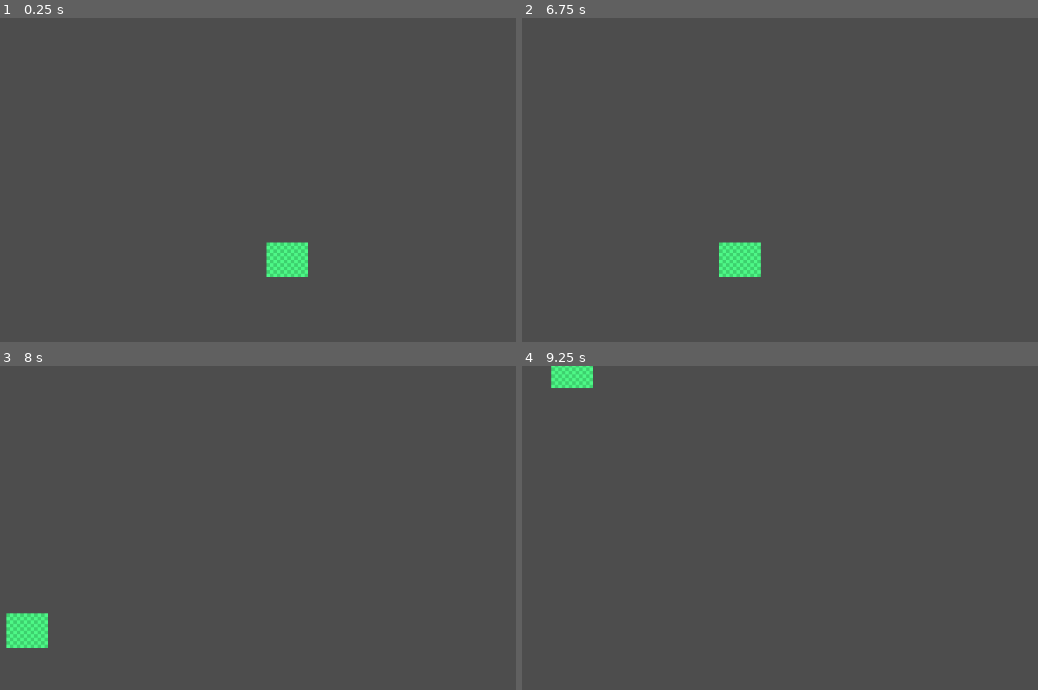
Above: before the commit, frames 1-4 (two rows, left to right).
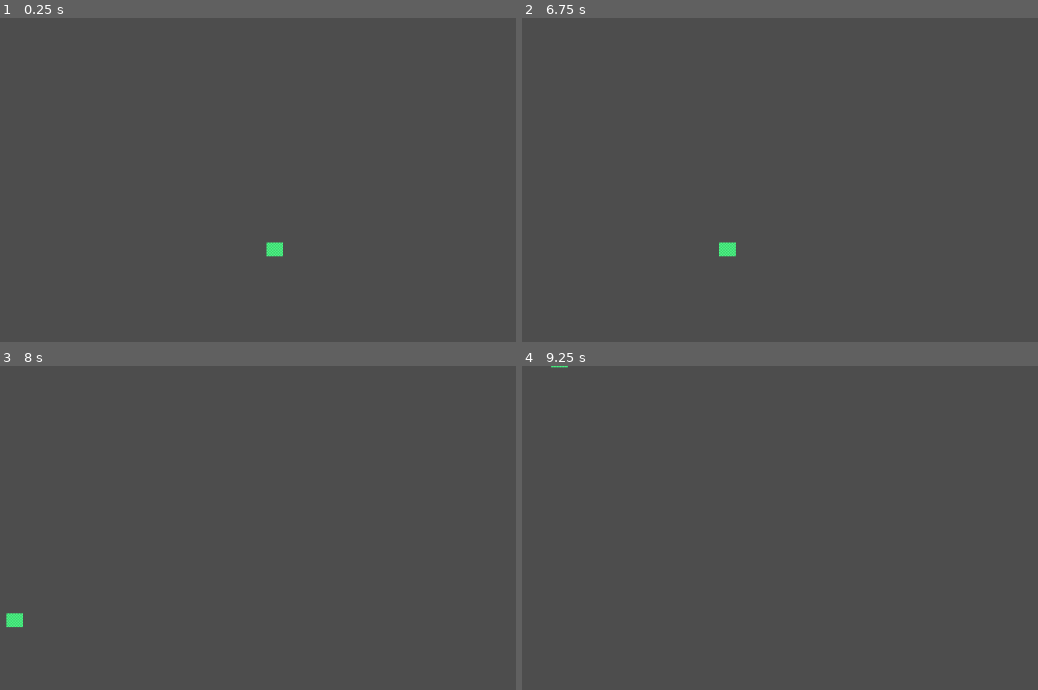
Above: after the commit, the same moments.

Repository: EricBroyles/TheCityPlannersDuelEngine
Game: Godot game, scene res://Prototype2/Scenes/Main.tscn
Same seed, same stepped clock (60 frames per second), same inputs: the game is played once before the commit and once after it. The project has no main scene, so this scene is started directly.
Inputs (mouse positions are in pixels of both pictures, inside the frame that each line leads up to):
- Up to frame 1 (0.25 s): no input
- Up to frame 2 (6.75 s): tap Enter at 0.5, 2, 3.5 s; move the mouse to (965, 218) at 0.52 s; hold Ctrl 0.53-1.28 s; click (965, 218) at 0.67 s; tap B at 0.8, 1.35 s; tap Space at 1.25, 2.75, 5 s; move the mouse to (630, 264) at 1.27 s; click (630, 264) at 1.42 s; tap P at 1.55, 6.05 s; move the mouse to (867, 144) at 2.02 s; hold P 2.03-2.78 s; click (867, 144) at 2.17 s; tap J at 2.3, 2.85 s; move the mouse to (749, 332) at 2.77 s; click (749, 332) at 2.92 s; tap L at 3.05 s; move the mouse to (1027, 309) at 3.52 s; hold L 3.53-4.28 s; click (1027, 309) at 3.67 s; tap V at 3.8, 4.35 s; tap Escape (clear) at 4.15 s; move the mouse to (547, 176) at 4.27 s; click (547, 176) at 4.42 s; tap Ctrl at 4.55 s; move the mouse to (826, 241) at 5.02 s; hold B 5.03-5.78 s; tap Backspace (decrease) at 5.1 s; click (826, 241) at 5.17 s; move the mouse to (666, 131) at 5.77 s; tap Tab (increase) at 5.85 s; click (666, 131) at 5.92 s; move the mouse to (965, 218) at 6.52 s; hold D (move camera east) from 6.53 s (still down); click (965, 218) at 6.67 s
- Up to frame 3 (8 s): tap J at 6.8 s; move the mouse to (108, 612) at 7.27 s; release D (move camera east) at 7.28 s; tap W (move camera north) at 7.35 s; click (108, 612) at 7.42 s; tap L at 7.55 s
- Up to frame 4 (9.25 s): move the mouse to (867, 492) at 8.02 s; hold S (move camera south) 8.03-8.78 s; click (867, 492) at 8.17 s; tap V at 8.3 s; move the mouse to (749, 680) at 8.77 s; tap A (move camera west) at 8.85 s; click (749, 680) at 8.92 s; tap Ctrl at 9.05 s

The runs differ from the first frame. In frame 1, 0.8% of the frame differs, in the area x 51-60%, y 69-80%; in frame 2, 0.8%; in frame 3, 0.8%; in frame 4, 0.5%.

Commit message:
save draft:changing builder to just be text based

Diff:
--- a/thecityplannersduelengine/Prototype2/Scenes/Main.tscn
+++ b/thecityplannersduelengine/Prototype2/Scenes/Main.tscn
@@ -14,9 +14,6 @@
 unique_name_in_owner = true
 script = ExtResource("2_bbn6i")
 
-[node name="GridTilesSprite" type="Sprite2D" parent="Gameboard"]
-unique_name_in_owner = true
-
 [node name="GridCellsSprite" type="Sprite2D" parent="Gameboard"]
 unique_name_in_owner = true
 
@@ -29,7 +26,7 @@
 [node name="LaneDividersMesh" type="MeshInstance2D" parent="Gameboard"]
 unique_name_in_owner = true
 
-[node name="Builder" type="Node" parent="Gameboard"]
+[node name="Builder" type="Node2D" parent="Gameboard"]
 unique_name_in_owner = true
 script = ExtResource("3_bbn6i")
 
--- a/thecityplannersduelengine/Prototype2/Scripts/Camera.gd
+++ b/thecityplannersduelengine/Prototype2/Scripts/Camera.gd
@@ -16,6 +16,9 @@
 
 func _process(delta: float) -> void:
 	EngineData.mouse_position = get_global_mouse_position()
+	print(position)
+	print(get_viewport_rect().size * zoom)
+
 	perform_move(delta)
 	perform_zoom()
 
--- a/thecityplannersduelengine/Prototype2/Scripts/EngineData.gd
+++ b/thecityplannersduelengine/Prototype2/Scripts/EngineData.gd
@@ -3,8 +3,10 @@
 var mouse_position: Vector2
 
 ## Gameboard
-const CELL_WIDTH_PX = 10
-const TILE_WIDTH_CELLS = 3
+const PX_PER_FT: int = 1
+const CELL_WIDTH_FT: int = 4
+const CELL_WIDTH_PX: int = CELL_WIDTH_FT * PX_PER_FT
+const CHUNK_WIDTH_CELLS: int = 256
 
 ## Colors
 var grid_dark_color: Color = Color("#3DD06E")
--- a/thecityplannersduelengine/Prototype2/Scripts/Gameboard.gd
+++ b/thecityplannersduelengine/Prototype2/Scripts/Gameboard.gd
@@ -1,7 +1,6 @@
 extends Node2D
 class_name Gameboard
 
-@onready var grid_tiles_sprite = %GridTilesSprite
 @onready var grid_cells_sprite = %GridCellsSprite
 @onready var terrain_mesh = %TerrainMesh
 @onready var junction_sprites = %JunctionSprites
@@ -11,22 +10,18 @@
 var cell_cols: int = 12
 var cell_rows: int = 10
 var _w: int = EngineData.CELL_WIDTH_PX
-var _twc: int = EngineData.TILE_WIDTH_CELLS
 var matrix: GameboardMatrix
 
 func _ready() -> void:
 	matrix = GameboardMatrix.create_empty(cell_cols, cell_rows)
-	grid_tiles_sprite.texture = get_grid_texture(int(cell_cols/float(_twc)), int(cell_rows/float(_twc)), _w * _twc, EngineData.grid_dark_color, EngineData.grid_light_color)
 	grid_cells_sprite.texture = get_grid_texture(cell_cols, cell_rows, _w, EngineData.grid_dark_color, EngineData.grid_light_color)
-	grid_tiles_sprite.centered = false
 	grid_cells_sprite.centered = false
 
 func get_grid_texture(cols: int, rows: int, width_px: int, color1: Color, color2: Color) -> Texture2D:
 	var texture_width: int = cols * width_px
 	var texture_height: int = rows * width_px
 	var img: Image = Image.create(texture_width, texture_height, false, Image.FORMAT_RGB8)
-	for r in rows:
-		for c in cols:
+	for r in rows: for c in cols:
 			var color: Color = color1 if (r + c) % 2 == 0 else color2
 			for y in width_px:
 				for x in width_px:
--- a/thecityplannersduelengine/Prototype2/Scripts/GameboardBuilder.gd
+++ b/thecityplannersduelengine/Prototype2/Scripts/GameboardBuilder.gd
@@ -1,18 +1,19 @@
-extends Node
+extends Node2D
 class_name GameboardBuilder
 
 @onready var gameboard: Gameboard = %Gameboard
 @onready var body_sprite: Sprite2D = %BodySprite
 @onready var body_mesh_instance: MeshInstance2D = %BodyMeshInstance
 
+var _w: int = EngineData.CELL_WIDTH_PX
 var cell: GameboardCell = GameboardCell.create_empty()
-var matrix: GameboardMatrix = GameboardMatrix.create_empty(1,1)
+var rect_region: Vector2 = Vector2(_w,_w)
 var inputs_per_second: int = 30
 var second_progress: float = 0.0
 var inputs_count: int = 0
 
 func _ready() -> void:
-	body_sprite.centered = true
+	body_sprite.centered = false
 
 func _process(delta: float) -> void:
 	second_progress += delta
@@ -92,18 +93,17 @@
 
 func clear() -> void:
 	cell = GameboardCell.create_empty()
-	matrix = GameboardMatrix.create_empty(1,1)
+	rect_region = Vector2(_w,_w)
 	body_sprite.texture = null
 	body_mesh_instance.mesh = ArrayMesh.new()
 
 func move_builder(req_center_point: Vector2) -> void:
-	var grid_locked_top_left_pos: Vector2 = round((req_center_point - matrix.size_px()/2)/ EngineData.CELL_WIDTH_PX) * EngineData.CELL_WIDTH_PX
-	body_sprite.position = grid_locked_top_left_pos + matrix.size_px()/2
-	body_mesh_instance.position = grid_locked_top_left_pos
+	var grid_locked_top_left_pos: Vector2 = round((req_center_point - rect_region/2)/ EngineData.CELL_WIDTH_PX) * EngineData.CELL_WIDTH_PX
+	self.position = grid_locked_top_left_pos
 
 func increment(by: int) -> void:
 	if cell.junction == cell.NONE:
-		matrix.scale_radially(by)
+		scale_rect_region_radially(by)
 	else: cell.increment_junction(by)
 
 func gameboard_add() -> void:
@@ -113,9 +113,36 @@
 	pass
 
 func draw_builder() -> void:
-	matrix.fill_with(cell)
-	body_mesh_instance.mesh = matrix.get_array_mesh()
+	#matrix.fill_with(cell)
+	body_mesh_instance.mesh = get_rect_region_array_mesh()
 	#body_sprite.texture = matrix.get_image_texture()
+	pass
+
+
+func scale_rect_region_radially(by: int):
+	rect_region = rect_region + Vector2(2 * by, 2 * by) * _w
+
+func get_rect_region_array_mesh() -> ArrayMesh:
+	var mesh: ArrayMesh = ArrayMesh.new()
+	var cell_color: Color = cell.get_cell_color()
+	var vertices = PackedVector2Array([
+		Vector2(0, 0),
+		Vector2(rect_region.x, 0),
+		Vector2(rect_region.x, rect_region.y),
+		Vector2(0, rect_region.y)
+	])
+	var colors = PackedColorArray([
+		cell_color, cell_color, cell_color, cell_color
+	])
+	var indices = PackedInt32Array([0, 1, 2, 0, 2, 3])
+	var arrays: Array = []
+	arrays.resize(Mesh.ARRAY_MAX)
+	arrays[Mesh.ARRAY_VERTEX] = vertices
+	arrays[Mesh.ARRAY_COLOR] = colors
+	arrays[Mesh.ARRAY_INDEX] = indices
+	mesh.add_surface_from_arrays(Mesh.PRIMITIVE_TRIANGLES, arrays)
+	return mesh
+
 
 
 
--- a/thecityplannersduelengine/Prototype2/Scripts/GameboardCell.gd
+++ b/thecityplannersduelengine/Prototype2/Scripts/GameboardCell.gd
@@ -5,6 +5,7 @@
 
 enum {
 	NONE,
+	LIGHT_GROUND, DARK_GROUND,
 	ROAD, WALKWAY, BUILDING, PARKING, BARRIER, #Terrains
 	STOP_JUNCTION, LVL1_JUNCTION, LVL2_JUNCTION, LVL3_JUNCTION, #junction
 	LANE_DIVIDER
@@ -13,6 +14,7 @@
 const TERRAINS: Array[int] = [ROAD, WALKWAY, BUILDING, PARKING, BARRIER]
 const JUNCTIONS: Array[int] = [STOP_JUNCTION, LVL1_JUNCTION, LVL2_JUNCTION, LVL3_JUNCTION,]
 
+var ground: int = NONE
 var terrain: int = NONE
 var junction: int = NONE
 var lane_divider: int = NONE
@@ -27,26 +29,41 @@
 		return true
 	return false
 
+func additive_override(overriding_cell: GameboardCell) -> void:
+	# Ex:
+	# Cell: terrain = Road, junction = NONE, lane_divider = LaneDivider, velocity = 5mph, N
+	# Over: terrain = BUILDING, junction = STOP, lane_divider = LaneDivider, velocity = 5mph, N
+	if overriding_cell.terrain != NONE: terrain = overriding_cell.terrain
+	if overriding_cell.junction != NONE: junction = overriding_cell.junction
+	if overriding_cell.lane_divider != NONE: lane_divider = overriding_cell.lane_divider
+	if not overriding_cell.velocity.is_empty(): velocity = overriding_cell.velocity
+
+#func subtractive_override(overriding_cell: GameboardCell) -> void:
+	##for terrain, junction, lane_divider, velocity take the overriind cells value if it is not NONE
+	#if overriding_cell.terrain != NONE: terrain = overriding_cell.terrain
+	#if overriding_cell.junction != NONE: junction = overriding_cell.junction
+	#if overriding_cell.lane_divider != NONE: lane_divider = overriding_cell.lane_divider
+	#if not overriding_cell.velocity.is_empty(): velocity = overriding_cell.velocity
+
 func get_cell_color() -> Color:
-
-	var color: Color = Color("#000000", 0)
-
+	var c: Color = Color("#000000", 0)
 	match terrain:
-		ROAD: color = color.blend(EngineData.road_color)
-		WALKWAY: color = color.blend(EngineData.walkway_color)
-		PARKING: color = color.blend(EngineData.parking_color)
-		BUILDING: color = color.blend(EngineData.building_color)
-		BARRIER: color = color.blend(EngineData.barrier_color)
-
+		ROAD: c = c.blend(EngineData.road_color)
+		WALKWAY: c = c.blend(EngineData.walkway_color)
+		PARKING: c = c.blend(EngineData.parking_color)
+		BUILDING: c = c.blend(EngineData.building_color)
+		BARRIER: c = c.blend(EngineData.barrier_color)
+		_: match ground:
+			LIGHT_GROUND: c.blend(EngineData.grid_light_color)
+			DARK_GROUND: c.blend(EngineData.grid_dark_color)
 	match junction:
-		STOP_JUNCTION: color = color.blend(EngineData.stop_junction_color)
-		LVL1_JUNCTION: color = color.blend(EngineData.lvl1_junction_color)
-		LVL2_JUNCTION: color = color.blend(EngineData.lvl2_junction_color)
-		LVL3_JUNCTION: color = color.blend(EngineData.lvl3_junction_color)
-
+		STOP_JUNCTION: c = c.blend(EngineData.stop_junction_color)
+		LVL1_JUNCTION: c = c.blend(EngineData.lvl1_junction_color)
+		LVL2_JUNCTION: c = c.blend(EngineData.lvl2_junction_color)
+		LVL3_JUNCTION: c = c.blend(EngineData.lvl3_junction_color)
 	match lane_divider:
-		LANE_DIVIDER: color = color.blend(EngineData.lane_divider_color)
-	return color
+		LANE_DIVIDER: c = c.blend(EngineData.lane_divider_color)
+	return c
 
 func increment_junction(by: int) -> void:
 	# will not go back to NONE
@@ -56,64 +73,3 @@
 	i = clamp(i + by, 0, JUNCTIONS.size()-1)
 	print(i)
 	junction = JUNCTIONS[i]
-
-
-
-
-
-
-
-#enum TERRAINS  {NONE, ROAD, WALKWAY, BUILDING, PARKING, BARRIER}
-#enum JUNCTIONS {NONE, STOP, LVL1, LVL2, LVL3}
-#
-#var terrain_status: int = TERRAINS.NONE
-#var junction_status: int = JUNCTIONS.NONE
-#var has_lane_divider: bool = false
-#var velocity: Velocity = Velocity.create_empty()
-#
-#static func create_empty() -> GameboardCell:
-	#var new_cell: GameboardCell = GameboardCell.new()
-	#return new_cell
-	#
-#func is_empty() -> bool:
-	#if (terrain_status == TERRAINS.NONE and junction_status == JUNCTIONS.NONE
-		#and not(has_lane_divider) and velocity.is_empty()): return true
-	#return false
-#
-#func clear_terrain() -> void:
-	#terrain_status = TERRAINS.NONE
-	#
-#func clear_junction() -> void:
-	#junction_status = JUNCTIONS.NONE
-	#
-#func clear_lane_divider() -> void:
-	#has_lane_divider = false
-	#
-#func clear_velocity() -> void:
-	#velocity = Velocity.create_empty()
-	#
-#func set_terrain(terrain: int) -> void:
-	#terrain_status = terrain
-	#
-#func set_junction(junction: int) -> void:
-	#junction_status = junction
-	#
-#func set_land_divider(option: bool) -> void:
-	#has_lane_divider = option
-	#
-#func is_road() -> bool:
-	#if terrain_status == TERRAINS.ROAD: return true
-	#return false
-	#
-#func is_walkway() -> bool:
-	#if terrain_status == TERRAINS.WALKWAY: return true
-	#return false
-	#
-#func is_building() -> bool:
-	#if terrain_status == TERRAINS.BUILDING: return true
-	#return false
-	#
-#func is_junction() -> bool:
-	#if junction_status != JUNCTIONS.NONE:
-		#return true
-	#return false
--- a/thecityplannersduelengine/Prototype2/Scripts/GameboardMatrix.gd
+++ b/thecityplannersduelengine/Prototype2/Scripts/GameboardMatrix.gd
@@ -1,6 +1,6 @@
 class_name GameboardMatrix
 
-var _w: int = EngineData.CELL_WIDTH_PX
+const _w: int = EngineData.CELL_WIDTH_PX
 var contents: Array[Array] = [[GameboardCell.create_empty()]] #2D matrix of Gameboard Cells
 
 static func create_empty(cols: int, rows: int) -> GameboardMatrix:
@@ -26,18 +26,13 @@
 			return false
 	return true
 
-func empty() -> void:
-	#Override all cells with new empty cells
-	for r in contents.size(): for c in contents[0].size():
-		contents[r][c] = GameboardCell.create_empty()
-
 func fill_with(cell: GameboardCell) -> void:
 	# Overrides all contents and replaces them with cell
 	for r in contents.size(): for c in contents[0].size():
 		contents[r][c] = cell #WARNING PASS BY REFERENCE: change one change them all
 
 func scale_radially(by: int) -> void:
-	# NOTE: Will return a NEW EMPTY MATRIX
+	#
 	# Will not decement below 1x1
 	# Ex: if matrix is 1x1, by=1, matrix is now 3x3
 	# Ex: if matrix is 1x2, by=1, matrix is now 3x4
@@ -47,7 +42,8 @@
 	var old_cols: int = contents[0].size()
 	var new_rows: int = max(1, old_rows + 2 * by)
 	var new_cols: int = max(1, old_cols + 2 * by)
-	contents = GameboardMatrix.create_empty(new_cols, new_rows).contents
+	var new_matrix: GameboardMatrix = GameboardMatrix.create_empty(new_cols, new_rows)
+	contents = new_matrix.contents
 
 func get_image_texture() -> ImageTexture:
 	#WARNING: SLOW
@@ -62,43 +58,30 @@
 	return tex
 
 func get_array_mesh() -> ArrayMesh:
-	var array_mesh: ArrayMesh = ArrayMesh.new()
-	var verts: PackedVector2Array = []
-	var colors: PackedColorArray = []
-	var indices: PackedInt32Array = []
+	var arr_mesh: ArrayMesh = ArrayMesh.new()
+	var verts: PackedVector2Array = PackedVector2Array()
+	var colors: PackedColorArray = PackedColorArray()
+	var indices: PackedInt32Array = PackedInt32Array()
+
 	for r in contents.size(): for c in contents[0].size():
-		var cell_top_left: Vector2 = Vector2(c,r) * _w
+		var top_left: Vector2 = Vector2(c,r) * _w
 		var cell_color: Color = (contents[r][c] as GameboardCell).get_cell_color()
-		var base_index = verts.size()  # index offset for this cell
-		verts.append_array(PackedVector2Array([
-			cell_top_left,
-			cell_top_left + Vector2(_w,0),
-			cell_top_left + Vector2(_w,_w),
-			cell_top_left + Vector2(0,_w)
-		]))
-		colors.append_array(PackedColorArray([
-			cell_color,cell_color,cell_color,cell_color
-		]))
-		indices.append_array(PackedInt32Array([ # Add 2 triangles for the quad
-			base_index, base_index + 1, base_index + 2,
-			base_index, base_index + 2, base_index + 3
-		]))
+		var base = verts.size()
+
+		var v0: Vector2 = top_left
+		var v1: Vector2 = top_left + Vector2(_w, 0)
+		var v2: Vector2 = top_left + Vector2(_w, _w)
+		var v3: Vector2 = top_left + Vector2(0, _w)
+
+		verts.append_array([v0, v1, v2, v3])
+		colors.append_array([cell_color, cell_color, cell_color, cell_color])
+		indices.append_array([base, base + 1, base + 2, base, base + 2, base + 3])
 
 	var arrays: Array = []
 	arrays.resize(Mesh.ARRAY_MAX)
 	arrays[Mesh.ARRAY_VERTEX] = verts
 	arrays[Mesh.ARRAY_COLOR] = colors
 	arrays[Mesh.ARRAY_INDEX] = indices
-	array_mesh.add_surface_from_arrays(Mesh.PRIMITIVE_TRIANGLES, arrays)
-	return array_mesh
 
-
-#func create_polygon_mesh(points: PackedVector2Array) -> ArrayMesh:
-	#var mesh: ArrayMesh = ArrayMesh.new()
-	#var indices: PackedInt32Array = PackedInt32Array(Geometry2D.triangulate_polygon(points))
-	#var arrays: Array = []
-	#arrays.resize(Mesh.ARRAY_MAX)
-	#arrays[Mesh.ARRAY_VERTEX] = points
-	#arrays[Mesh.ARRAY_INDEX] = indices
-	#mesh.add_surface_from_arrays(Mesh.PRIMITIVE_TRIANGLES, arrays)
-	#return mesh
+	arr_mesh.add_surface_from_arrays(Mesh.PRIMITIVE_TRIANGLES, arrays)
+	return arr_mesh
--- /dev/null
+++ b/thecityplannersduelengine/Prototype2/Scripts/test.gd
@@ -0,0 +1,45 @@
+extends MeshInstance2D
+
+const CELL_SIZE := 50
+const ROWS := 3
+const COLS := 3
+
+func _ready():
+	var mesh := ArrayMesh.new()
+	var verts := PackedVector2Array()
+	var colors := PackedColorArray()
+	var indices := PackedInt32Array()
+
+	var color_list := [
+		Color.RED, Color.GREEN, Color.BLUE,
+		Color.YELLOW, Color.CYAN, Color.MAGENTA,
+		Color(1, 0.5, 0), Color(0.5, 0, 1), Color.BLACK
+	]
+
+	var color_index := 0
+
+	for r in ROWS:
+		for c in COLS:
+			var top_left := Vector2(c * CELL_SIZE, r * CELL_SIZE)
+			var cell_color: Color = color_list[color_index % color_list.size()]
+			color_index += 1
+
+			# Add vertices for this square
+			var v0 := top_left
+			var v1 := top_left + Vector2(CELL_SIZE, 0)
+			var v2 := top_left + Vector2(CELL_SIZE, CELL_SIZE)
+			var v3 := top_left + Vector2(0, CELL_SIZE)
+
+			var base := verts.size()
+			verts.append_array([v0, v1, v2, v3])
+			colors.append_array([cell_color, cell_color, cell_color, cell_color])
+			indices.append_array([base, base + 1, base + 2, base, base + 2, base + 3])
+
+	var arrays := []
+	arrays.resize(Mesh.ARRAY_MAX)
+	arrays[Mesh.ARRAY_VERTEX] = verts
+	arrays[Mesh.ARRAY_COLOR] = colors
+	arrays[Mesh.ARRAY_INDEX] = indices
+
+	mesh.add_surface_from_arrays(Mesh.PRIMITIVE_TRIANGLES, arrays)
+	self.mesh = mesh
Not shown, changed: thecityplannersduelengine/Prototype2/Notes.txt
Not shown, added: thecityplannersduelengine/Prototype2/Scripts/test.gd.uid
